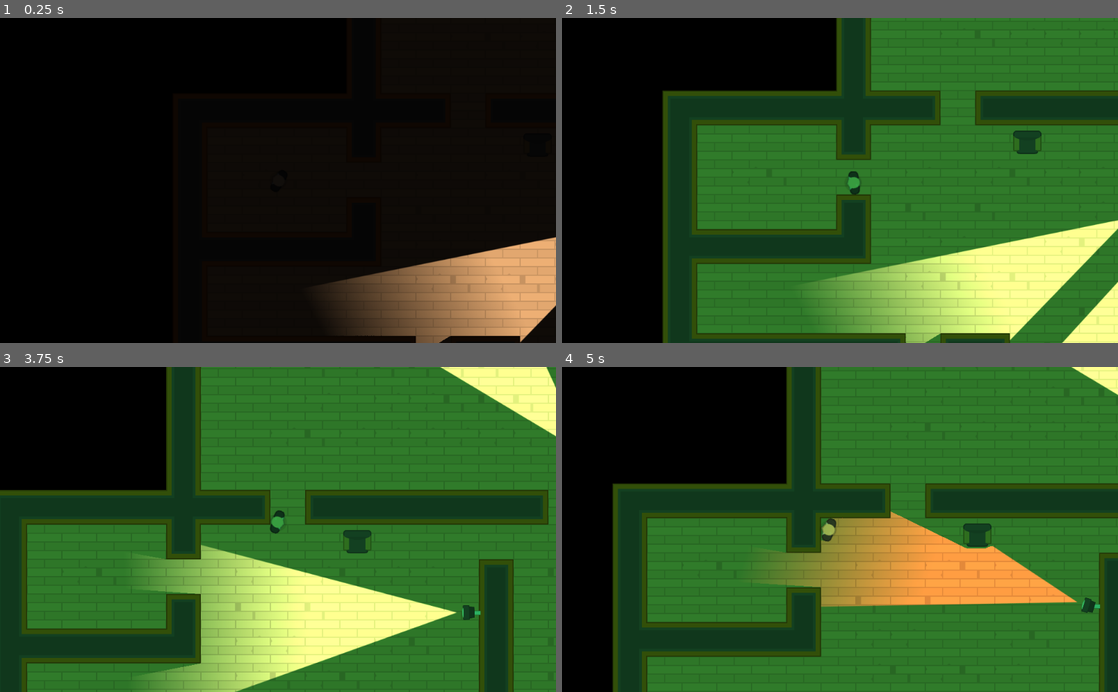
Above: before the commit, frames 1-4 (two rows, left to right).
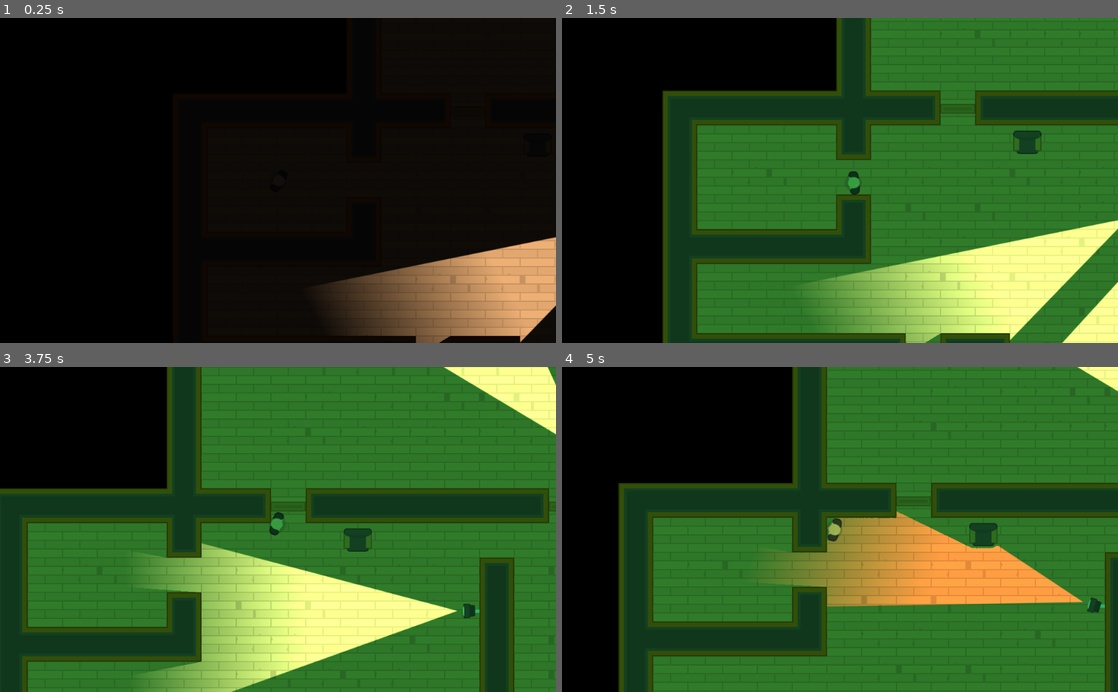
Above: after the commit, the same moments.

Repository: kleimaj/top-down-sneaky
Game: Godot game, scene res://Levels/Level1.tscn
Two runs of this game, one before a commit and one after it. Both use one fixed random seed, a clock stepped at 60 frames per second and the inputs below.
Inputs (mouse positions are in pixels of both pictures, inside the frame that each line leads up to):
- Up to frame 1 (0.25 s): no input
- Up to frame 2 (1.5 s): tap Enter at 0.5 s; move the mouse to (962, 164) at 0.52 s; hold D (move_right) 0.53-1.28 s; tap Space (fire) at 0.6, 1.35 s; click (962, 164) at 0.67 s; move the mouse to (728, 196) at 1.27 s; hold S (move_down) from 1.28 s (still down); click (728, 196) at 1.42 s
- Up to frame 3 (3.75 s): move the mouse to (333, 458) at 2.02 s; release S (move_down) at 2.03 s; hold D (move_right) 2.03-2.78 s; tap Space (fire) at 2.1, 2.85, 3.6 s; click (333, 458) at 2.17 s; move the mouse to (250, 594) at 2.77 s; hold W (move_up) 2.78-3.53 s; click (250, 594) at 2.92 s; move the mouse to (444, 578) at 3.52 s; hold A (move_left) from 3.53 s (still down); click (444, 578) at 3.67 s
- Up to frame 4 (5 s): keep holding A (move_left); move the mouse to (673, 480) at 4.27 s; tap Space (fire) at 4.35 s; click (673, 480) at 4.42 s

The runs differ from the first frame. In frame 2, less than 0.1% of the frame differs, in the area x 68-75%, y 26-30%; in frame 3, 6.2%; in frame 4, 7.9%, in the area x 9-100%, y 0-100%.
Error in both runs: Invalid get index '0' (on base: 'PoolVector2Array'). (res://Characters/NPCs/Guard.gd:22)

Commit message:
adds Door animation, and functionality

Diff:
--- a/Characters/NPCs/Guard.tscn
+++ b/Characters/NPCs/Guard.tscn
@@ -6,6 +6,8 @@
 [ext_resource path="res://Characters/NPCs/Guard.gd" type="Script" id=4]
 
 [node name="Guard" instance=ExtResource( 2 )]
+collision_layer = 4
+collision_mask = 3
 script = ExtResource( 4 )
 
 [node name="Sprite" parent="." index="0"]
--- /dev/null
+++ b/Doors/Door.gd
@@ -0,0 +1,23 @@
+extends Area2D
+
+var can_click = false
+
+
+func _on_Door_body_entered(body):
+	if body.collision_layer == 1:
+		can_click = true
+	else:
+		open()
+
+
+func _on_Door_body_exited(body):
+	if body.collision_layer == 1:
+		can_click = false
+
+
+func _on_Door_input_event(viewport, event, shape_idx):
+	if Input.is_mouse_button_pressed(BUTTON_LEFT) and can_click:
+		open()
+
+func open():
+	$AnimationPlayer.play("Open")
--- /dev/null
+++ b/Doors/Door.tscn
@@ -0,0 +1,86 @@
+[gd_scene load_steps=9 format=2]
+
+[ext_resource path="res://GFX/PNG/Tiles/tile_473.png" type="Texture" id=1]
+[ext_resource path="res://SFX/doorClose_1.ogg" type="AudioStream" id=2]
+[ext_resource path="res://SFX/doorOpen_2.ogg" type="AudioStream" id=3]
+[ext_resource path="res://Doors/Door.gd" type="Script" id=4]
+
+[sub_resource type="RectangleShape2D" id=1]
+extents = Vector2( 32, 42 )
+
+[sub_resource type="RectangleShape2D" id=2]
+extents = Vector2( 32, 10 )
+
+[sub_resource type="OccluderPolygon2D" id=3]
+closed = false
+polygon = PoolVector2Array( -32.1801, -9.61755, 31.8922, -9.28383, 32.0591, 9.40392, -32.0133, 9.57078 )
+
+[sub_resource type="Animation" id=4]
+resource_name = "Open"
+length = 4.0
+step = 1.0
+tracks/0/type = "value"
+tracks/0/path = NodePath("DoorSprite:position")
+tracks/0/interp = 1
+tracks/0/loop_wrap = true
+tracks/0/imported = false
+tracks/0/enabled = true
+tracks/0/keys = {
+"times": PoolRealArray( 0, 1, 3, 4 ),
+"transitions": PoolRealArray( 1, 1, 1, 1 ),
+"update": 0,
+"values": [ Vector2( 0, 0 ), Vector2( -64, 0 ), Vector2( -64, 0 ), Vector2( 0, 0 ) ]
+}
+tracks/1/type = "audio"
+tracks/1/path = NodePath("AudioStreamPlayer")
+tracks/1/interp = 1
+tracks/1/loop_wrap = true
+tracks/1/imported = false
+tracks/1/enabled = true
+tracks/1/keys = {
+"clips": [ {
+"end_offset": 0.0,
+"start_offset": 0.0,
+"stream": ExtResource( 3 )
+}, {
+"end_offset": 0.0,
+"start_offset": 0.0,
+"stream": ExtResource( 2 )
+} ],
+"times": PoolRealArray( 0, 4 )
+}
+
+[node name="Door" type="Area2D"]
+collision_layer = 2
+collision_mask = 5
+script = ExtResource( 4 )
+
+[node name="CharacterDetector" type="CollisionShape2D" parent="."]
+visible = false
+shape = SubResource( 1 )
+
+[node name="DoorSprite" type="Sprite" parent="."]
+z_index = 1
+texture = ExtResource( 1 )
+
+[node name="StaticBody2D" type="StaticBody2D" parent="DoorSprite"]
+collision_layer = 2
+collision_mask = 5
+
+[node name="CollisionShape2D" type="CollisionShape2D" parent="DoorSprite/StaticBody2D"]
+visible = false
+shape = SubResource( 2 )
+
+[node name="LightOccluder2D" type="LightOccluder2D" parent="DoorSprite"]
+visible = false
+occluder = SubResource( 3 )
+
+[node name="AnimationPlayer" type="AnimationPlayer" parent="."]
+anims/Open = SubResource( 4 )
+
+[node name="AudioStreamPlayer" type="AudioStreamPlayer" parent="."]
+stream = ExtResource( 2 )
+volume_db = -10.0
+[connection signal="body_entered" from="." to="." method="_on_Door_body_entered"]
+[connection signal="body_exited" from="." to="." method="_on_Door_body_exited"]
+[connection signal="input_event" from="." to="." method="_on_Door_input_event"]
--- a/Levels/Level1.tscn
+++ b/Levels/Level1.tscn
@@ -1,8 +1,9 @@
-[gd_scene load_steps=4 format=2]
+[gd_scene load_steps=5 format=2]
 
 [ext_resource path="res://Levels/TemplateLevel.tscn" type="PackedScene" id=1]
 [ext_resource path="res://Characters/NPCs/Camera.tscn" type="PackedScene" id=2]
 [ext_resource path="res://Characters/NPCs/Guard.tscn" type="PackedScene" id=3]
+[ext_resource path="res://Doors/Door.tscn" type="PackedScene" id=4]
 
 [node name="Level1" instance=ExtResource( 1 )]
 
@@ -63,3 +64,23 @@
 [node name="Guard2" parent="Guards" index="1" instance=ExtResource( 3 )]
 position = Vector2( 976.749, -243.398 )
 rotation = 3.98968
+
+[node name="Door" parent="Doors" index="0" instance=ExtResource( 4 )]
+position = Vector2( 352.398, 288.325 )
+
+[node name="Door4" parent="Doors" index="1" instance=ExtResource( 4 )]
+position = Vector2( 1376.71, 31.3015 )
+
+[node name="Door5" parent="Doors" index="2" instance=ExtResource( 4 )]
+position = Vector2( 415.344, -158.481 )
+
+[node name="Door6" parent="Doors" index="3" instance=ExtResource( 4 )]
+position = Vector2( 927.867, -158.481 )
+
+[node name="Door2" parent="Doors" index="4" instance=ExtResource( 4 )]
+position = Vector2( 480.91, 479.833 )
+rotation = 1.5708
+
+[node name="Door3" parent="Doors" index="5" instance=ExtResource( 4 )]
+position = Vector2( 1055.43, 352.581 )
+rotation = 1.5708
--- a/Levels/TemplateLevel.tscn
+++ b/Levels/TemplateLevel.tscn
@@ -256,3 +256,5 @@
 [node name="Cameras" type="Node" parent="."]
 
 [node name="Guards" type="Node" parent="."]
+
+[node name="Doors" type="Node" parent="."]
--- a/Tiles/Tiles.tres
+++ b/Tiles/Tiles.tres
@@ -328,7 +328,7 @@
 0/texture = ExtResource( 1 )
 0/tex_offset = Vector2( 0, 0 )
 0/modulate = Color( 1, 1, 1, 1 )
-0/region = Rect2( 0, 256, 576, 384 )
+0/region = Rect2( 0, 256, 64, 64 )
 0/tile_mode = 0
 0/occluder_offset = Vector2( 864, 640 )
 0/navigation_offset = Vector2( 864, 640 )
@@ -337,7 +337,7 @@
 0/shape_one_way = false
 0/shape_one_way_margin = 0.0
 0/shapes = [  ]
-0/z_index = 0
+0/z_index = 2
 1/name = "Walls"
 1/texture = ExtResource( 1 )
 1/tex_offset = Vector2( 0, 0 )
@@ -673,7 +673,7 @@
 "shape": SubResource( 99 ),
 "shape_transform": Transform2D( 1, 0, 0, 1, 0, 0 )
 } ]
-1/z_index = 0
+1/z_index = 2
 2/name = "Floor1"
 2/texture = ExtResource( 1 )
 2/tex_offset = Vector2( 0, 0 )
Not shown, changed: SFX/doorClose_1.ogg.import
Not shown, changed: SFX/doorClose_2.ogg.import
Not shown, changed: SFX/doorClose_3.ogg.import
Not shown, changed: SFX/doorClose_4.ogg.import
Not shown, changed: SFX/doorOpen_1.ogg.import
Not shown, changed: SFX/doorOpen_2.ogg.import
